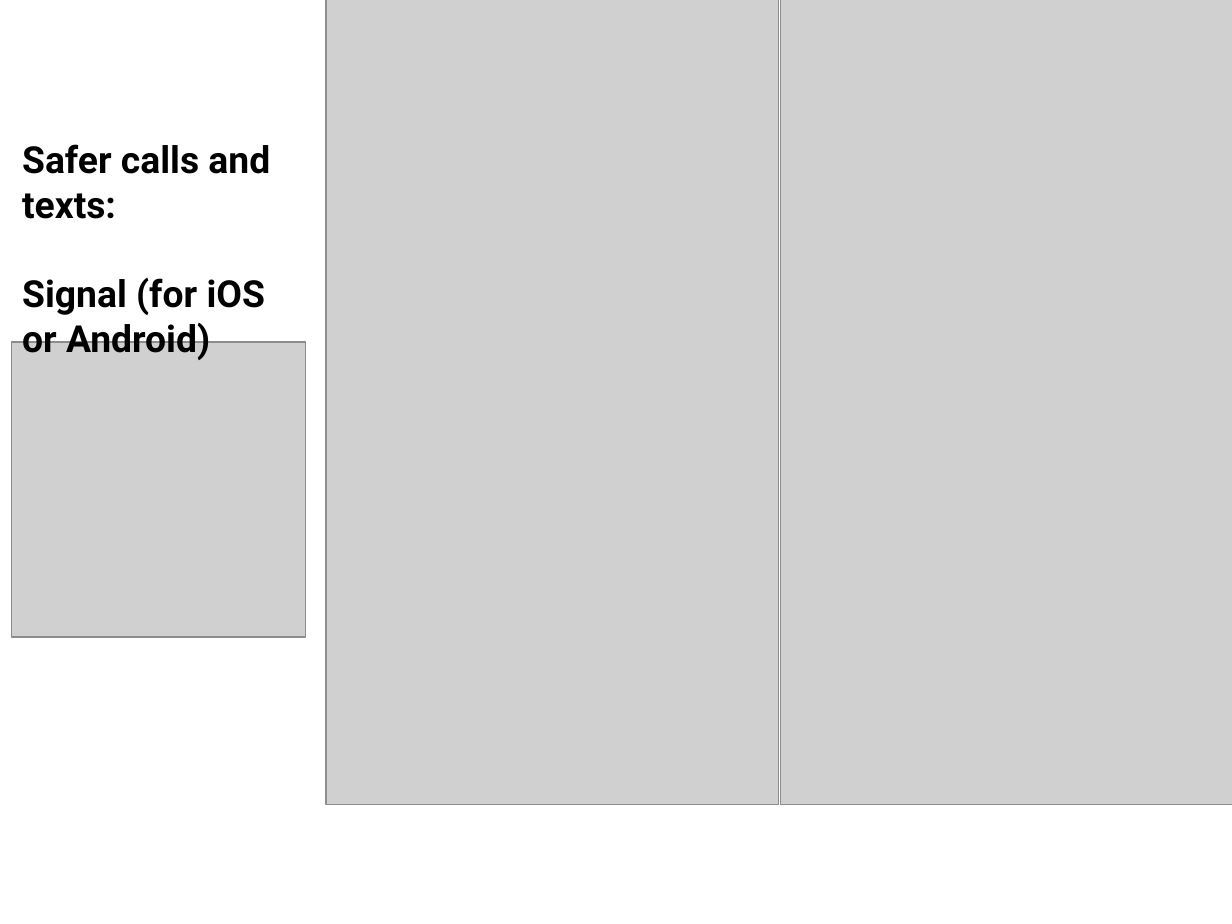
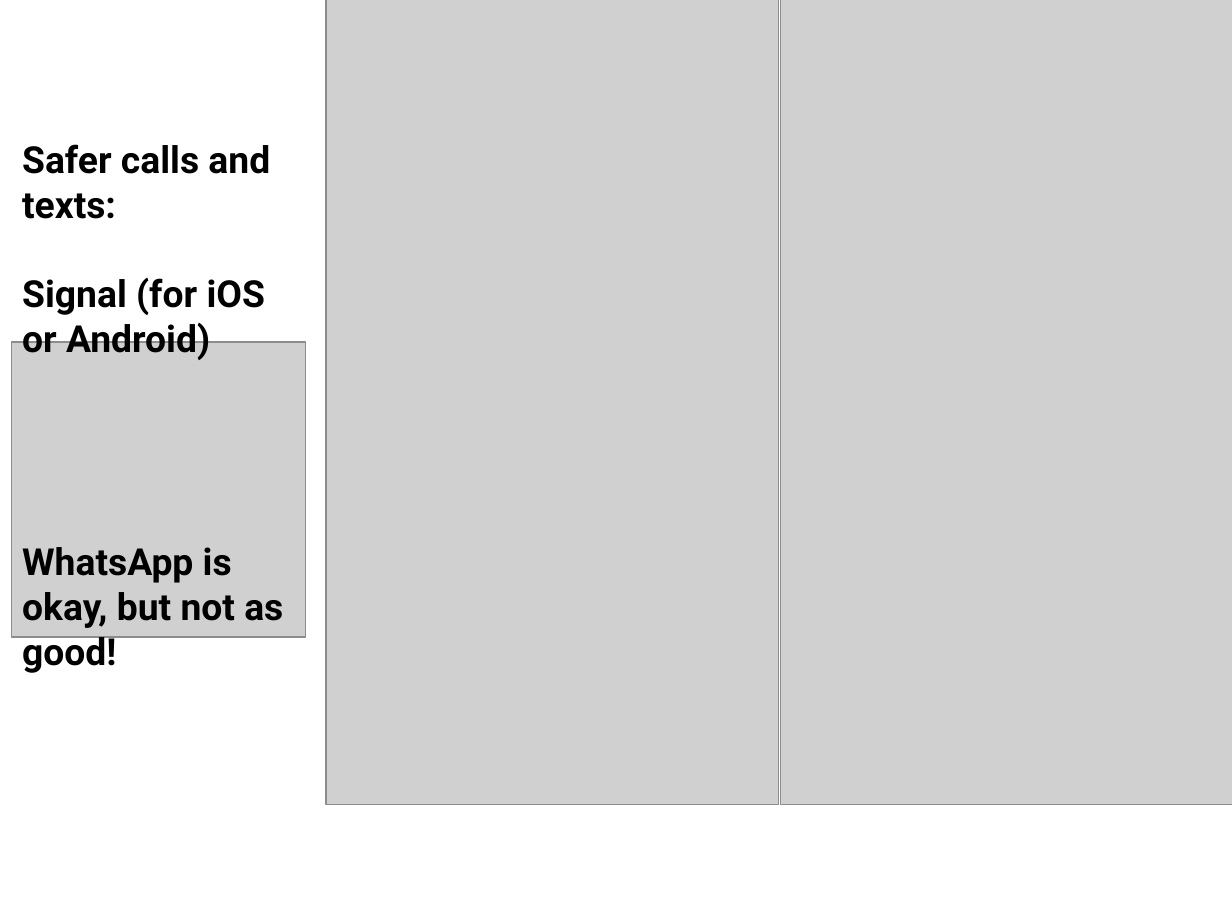
Before and after one commit to LibraryFreedom/training-materials, a slide deck: slide 11 of teen privacy toolkit.odp (slide 10 before the commit). Drawn at 1232x924 pixels with LibreOffice and Linux fonts; fonts in the diff are those of the drawing; grey boxes stand for pictures; background and template pictures are left out. Boxes give left, top, right and bottom in pixels: in the first picture for what was removed or moved away, otherwise in the second. Text is boxed around its words. In the diff, an @@ line names an element or a change of style, - is before the commit and + after.

```diff
--- a/teen privacy toolkit.odp
+++ b/teen privacy toolkit.odp
@@ text at (22, 547, 283, 674): paragraph added @@
+WhatsApp is okay, but not as good!
```
Also in this commit, not shown: 6 other slides changed, 2 slides added, 1 slide removed, 1 other file.
